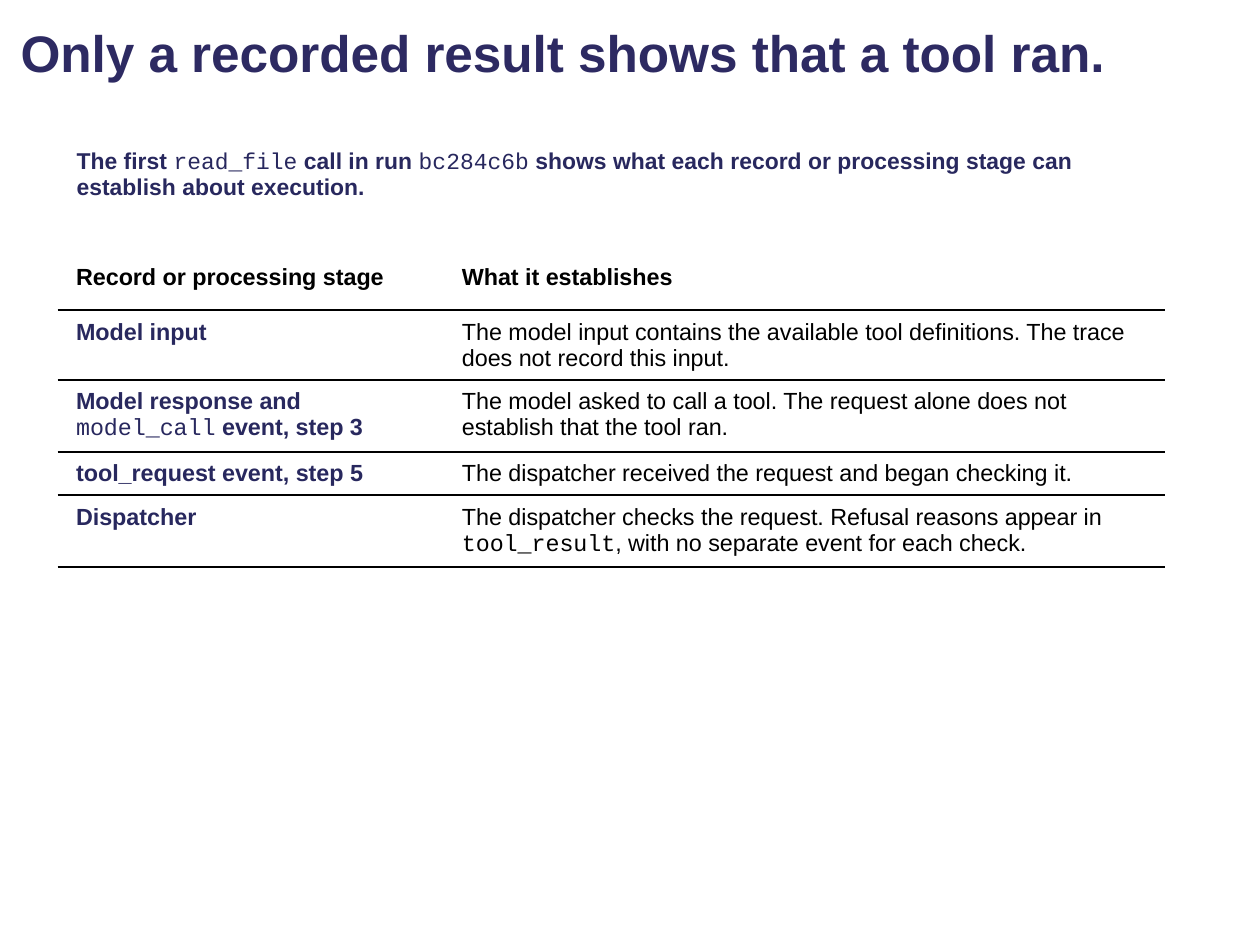
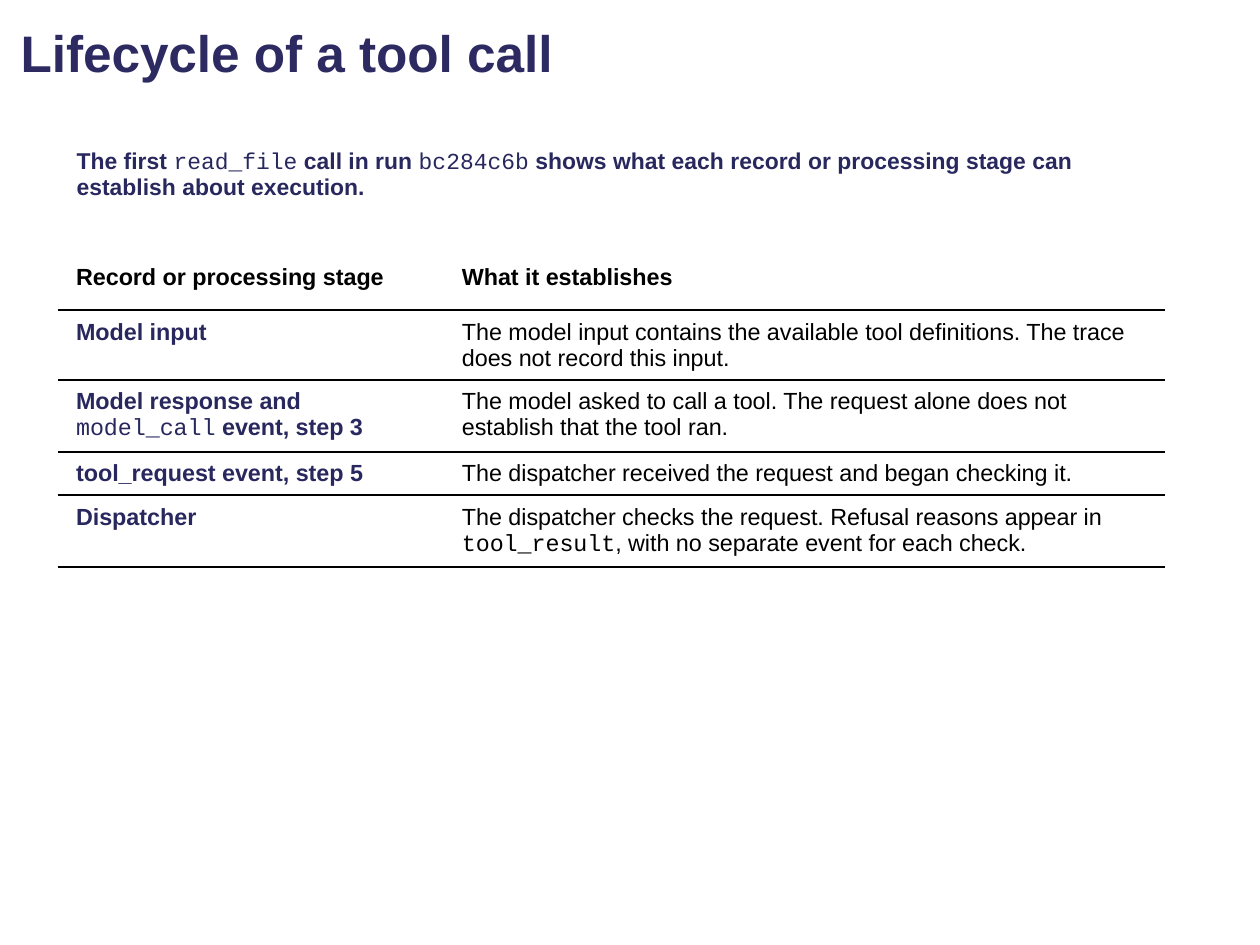
Before and after one commit to comse6998-019/lectures, a slide deck: slide 70 of lecture-4--2026-10-02/lecture4.pptx. Drawn at 1260x945 pixels with LibreOffice and Linux fonts; fonts in the diff are those of the drawing; background and template pictures are left out. Boxes give left, top, right and bottom in pixels: in the first picture for what was removed or moved away, otherwise in the second. Text is boxed around its words. In the diff, an @@ line names an element or a change of style, - is before the commit and + after.

```diff
--- a/lecture-4--2026-10-02/lecture4.pptx
+++ b/lecture-4--2026-10-02/lecture4.pptx
@@ title at [21, 34, 552, 82]: text changed @@
-Only a recorded result shows that a tool ran.
+Lifecycle of a tool call
```
Also in this commit, not shown: 80 other slides changed, 21 other files.
